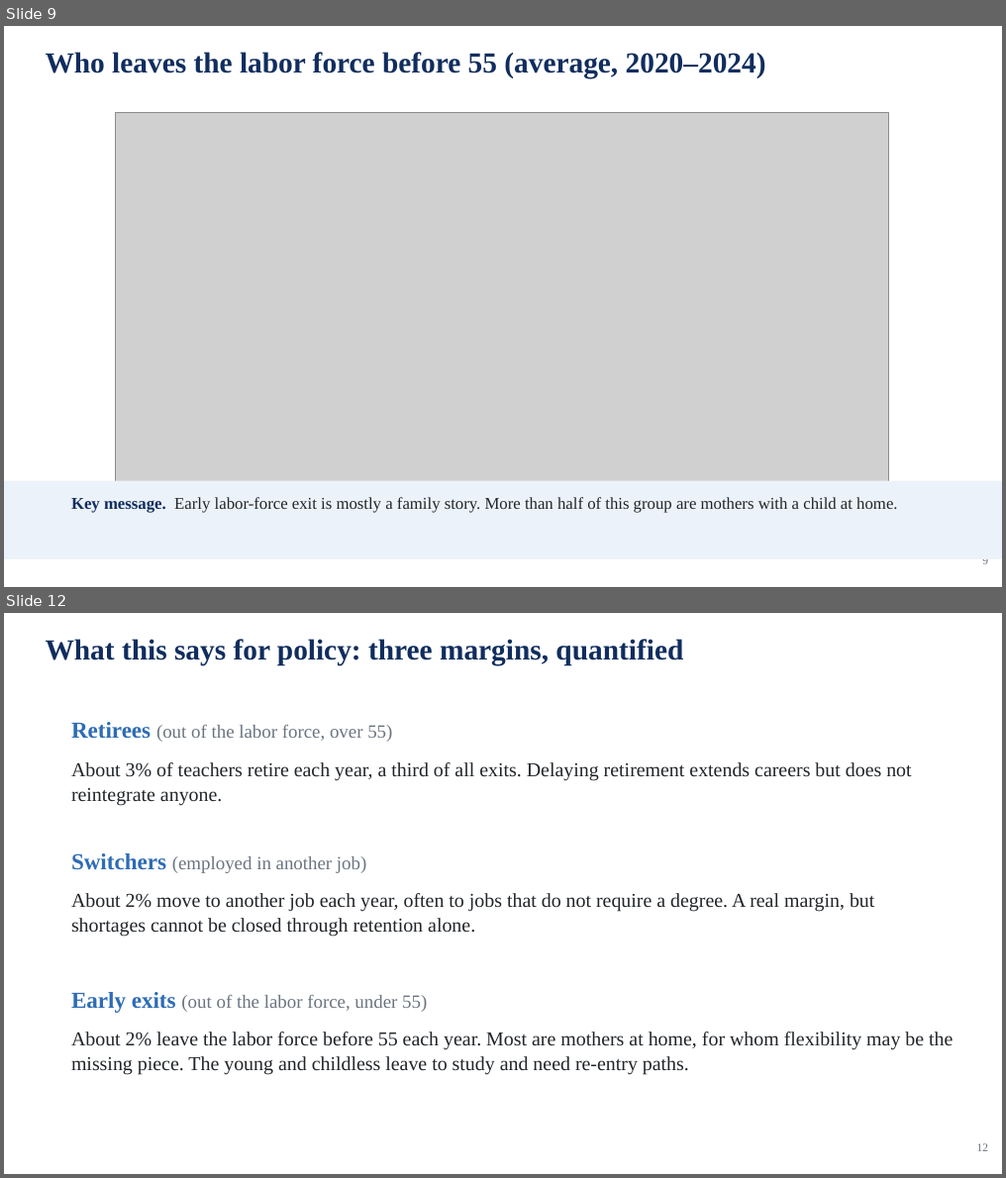
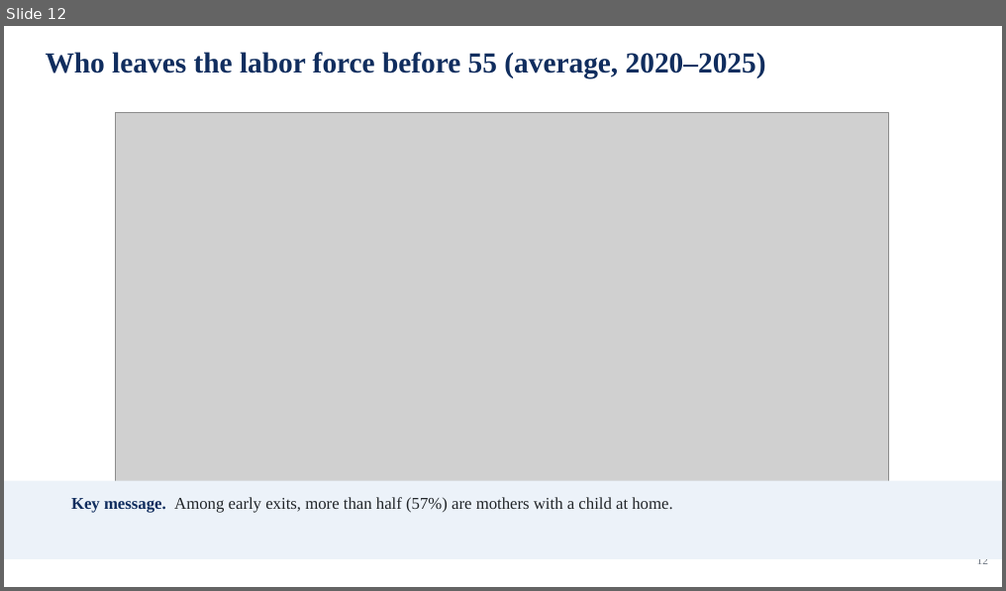
Before and after one commit to jedr1-ship-it/Alternative-Pathways----Quant, a slide deck: report/data_cluster/Proyect_US_policy.pptx. Shown one above the other, each under a label of ours: slides 9 and 12 before the commit, slide 12 after it; the slides between them are not shown. The pictures are 1006x1178 and 1006x591 pixels, drawn with LibreOffice and Linux fonts; fonts in the diff are those of the drawing; grey boxes stand for pictures. Boxes give left, top, right and bottom in pixels: in the first picture for what was removed or moved away, otherwise in the second. Text is boxed around its words. In the diff, an @@ line names an element or a change of style, - is before the commit and + after.

```diff
--- a/report/data_cluster/Proyect_US_policy.pptx
+++ b/report/data_cluster/Proyect_US_policy.pptx
@@ slide 12 removed at bbox=[4, 613, 1002, 1174], background #FFFFFF @@
@@ text removed at bbox=[46, 639, 683, 665] @@
-What this says for policy: three margins, quantified
@@ text removed at bbox=[71, 722, 392, 742] @@
-Retirees (out of the labor force, over 55)
@@ text removed at bbox=[71, 762, 911, 806] @@
-About 3% of teachers retire each year, a third of all exits. Delaying retirement extends careers but does not reintegrate anyone.
@@ text removed at bbox=[71, 854, 366, 873] @@
-Switchers (employed in another job)
@@ text removed at bbox=[71, 893, 874, 937] @@
-About 2% move to another job each year, often to jobs that do not require a degree. A real margin, but shortages cannot be closed through retention alone.
@@ text removed at bbox=[71, 992, 427, 1013] @@
-Early exits (out of the labor force, under 55)
@@ text removed at bbox=[71, 1032, 952, 1075] @@
-About 2% leave the labor force before 55 each year. Most are mothers at home, for whom flexibility may be the missing piece. The young and childless leave to study and need re-entry paths.
@@ text removed at bbox=[977, 1144, 989, 1152] @@
-12
@@ what was slide 9 is now slide 12 @@
@@ slide 12 changed as well @@
@@ text at bbox=[46, 52, 766, 78]: text changed @@
-Who leaves the labor force before 55 (average, 2020–2024)
+Who leaves the labor force before 55 (average, 2020–2025)
@@ text at bbox=[71, 497, 672, 513]: text changed @@
-Key message. Early labor-force exit is mostly a family story. More than half of this group are mothers with a child at home.
+Key message. Among early exits, more than half (57%) are mothers with a child at home.
@@ text at bbox=[977, 560, 989, 565]: text changed @@
-9
+12
```
Also in this commit, not shown: 13 other slides changed, 11 slides added, 3 other slides removed, 1 other file.
